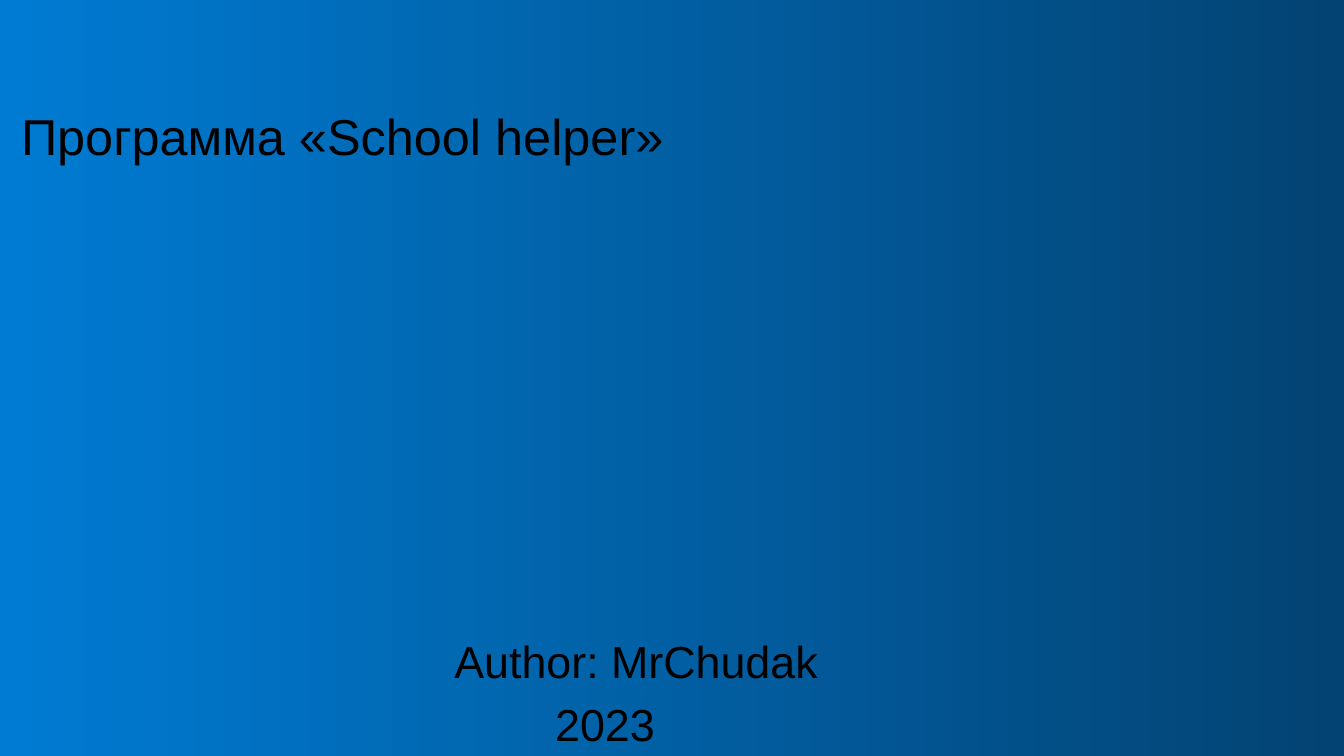
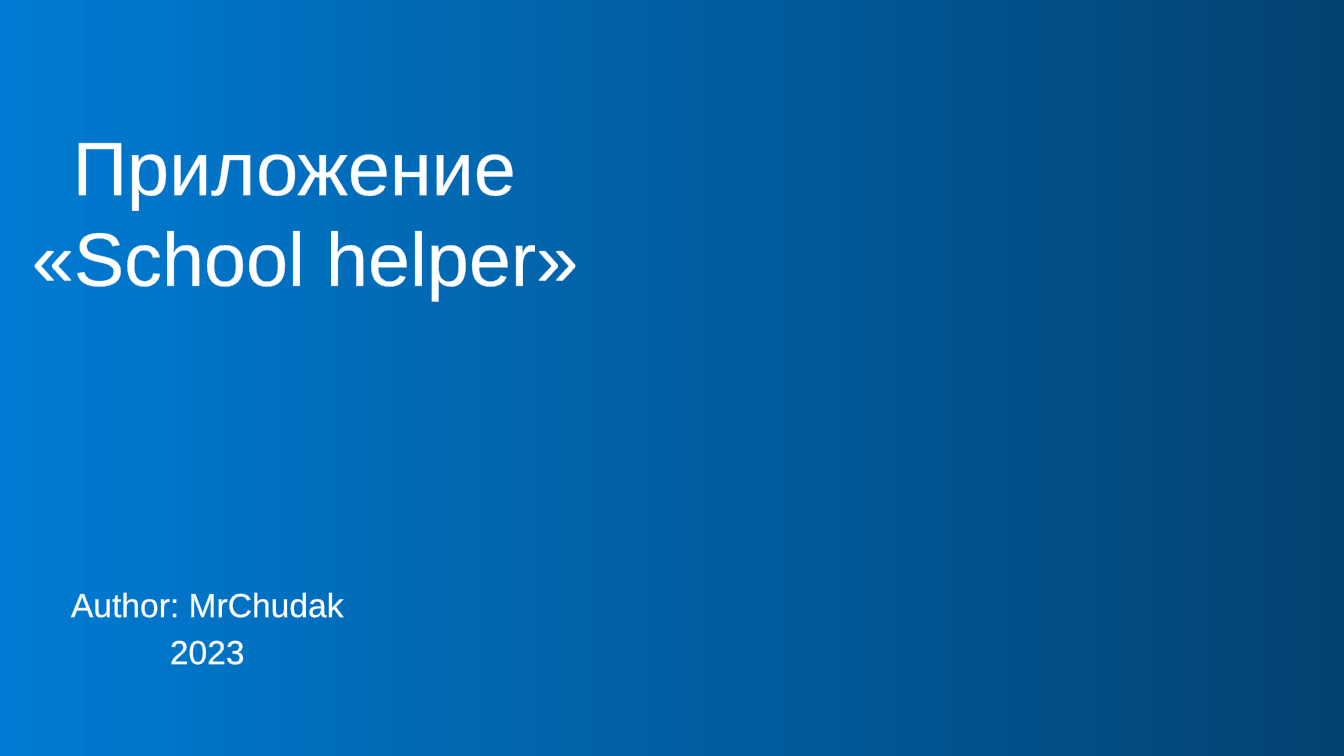
Before and after one commit to MrChudak/project_algoritmika, a slide deck: slide 1 of presentation_program.pptx. Drawn at 1344x756 pixels with LibreOffice and Linux fonts; fonts in the diff are those of the drawing; background and template pictures are left out. Boxes give left, top, right and bottom in pixels: in the first picture for what was removed or moved away, otherwise in the second. Text is boxed around its words. In the diff, an @@ line names an element or a change of style, - is before the commit and + after.

```diff
--- a/presentation_program.pptx
+++ b/presentation_program.pptx
@@ title "Приложение «School helper»" at (x1=32, y1=143, x2=578, y2=299): vertical alignment middle to bottom @@
@@ title at (x1=32, y1=143, x2=578, y2=299): text changed; size 36 to 54 pt; text colour #000000 to #FFFFFF @@
-Программа «School helper»
+Приложение
+«School helper»
@@ subtitle "Author: MrChudak" moved from (x1=454, y1=645, x2=818, y2=742) to (x1=71, y1=592, x2=343, y2=665) @@
@@ subtitle "Author: MrChudak" at (x1=71, y1=592, x2=343, y2=665): size 32 to 24 pt, text colour #000000 to #FFFFFF, letter outline none to #C0D7F5 0.8 pt; alignment left to centre; less space between paragraphs @@
```
Also in this commit, not shown: 4 other slides changed, 1 slide added, 2 slides removed.
